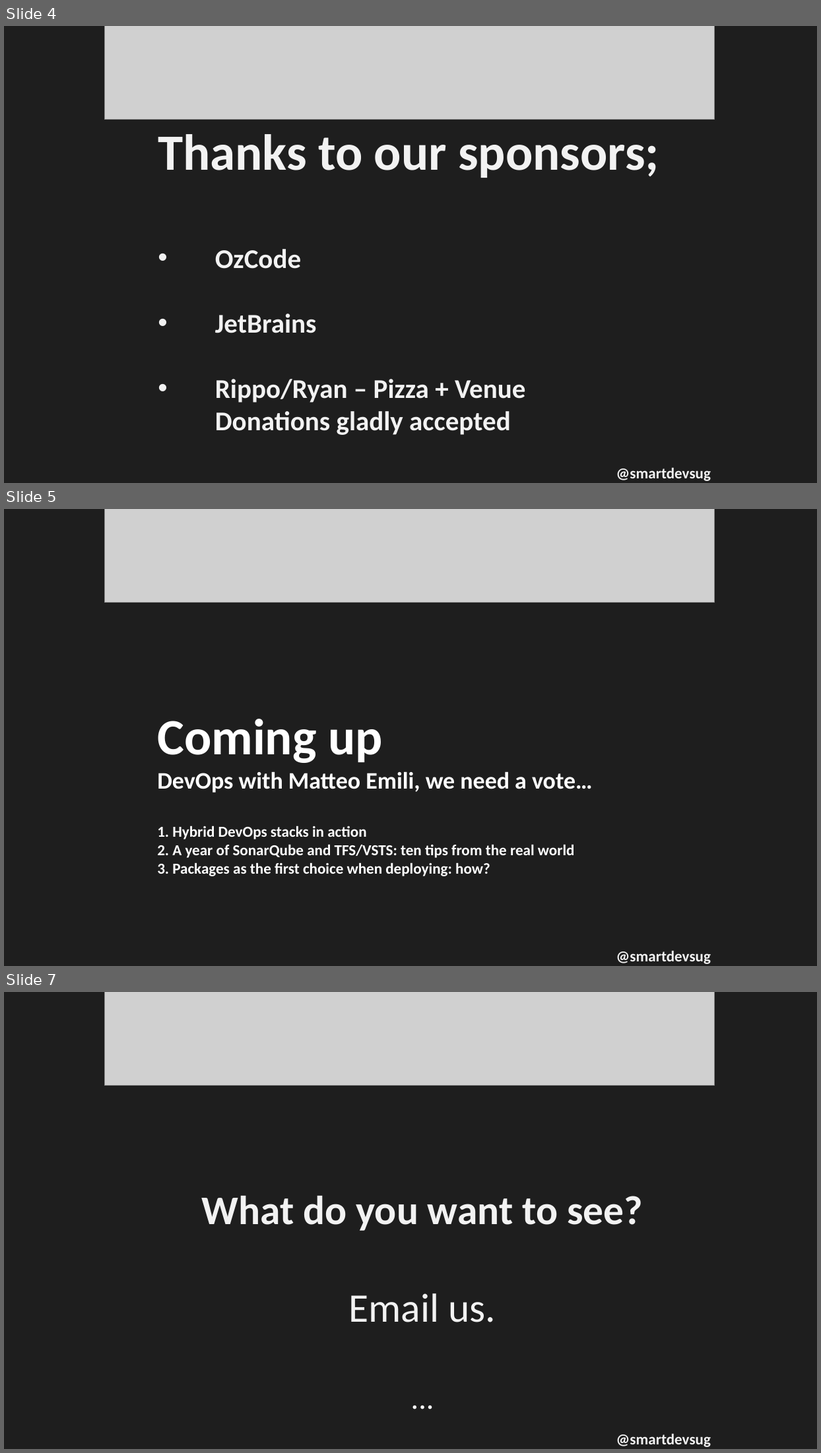
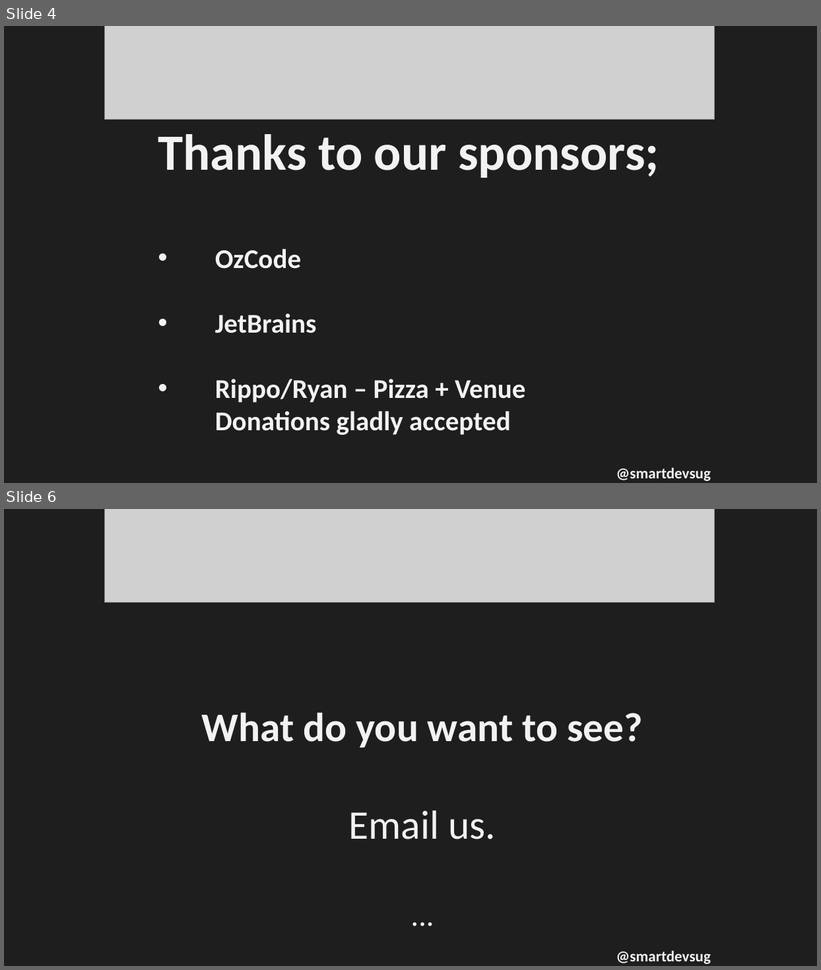
Before and after one commit to rippo/smartdevs, a slide deck: WelcomePresentation-SmartDevs.pptx. Shown one above the other, each under a label of ours: slides 4, 5 and 7 before the commit, slides 4 and 6 after it; the slides between them are not shown. The pictures are 821x1453 and 821x970 pixels, drawn with LibreOffice and Linux fonts; fonts in the diff are those of the drawing; grey boxes stand for pictures. Boxes give left, top, right and bottom in pixels: in the first picture for what was removed or moved away, otherwise in the second. Text is boxed around its words. In the diff, an @@ line names an element or a change of style, - is before the commit and + after.

```diff
--- a/WelcomePresentation-SmartDevs.pptx
+++ b/WelcomePresentation-SmartDevs.pptx
@@ slide 5 removed at <box>4,509,817,966</box>, background #1E1E1E @@
@@ picture removed at <box>104,509,715,602</box> @@
@@ text removed at <box>157,719,593,877</box> @@
-Coming up
-DevOps with Matteo Emili, we need a vote…
-1. Hybrid DevOps stacks in action
-2. A year of SonarQube and TFS/VSTS: ten tips from the real world
-3. Packages as the first choice when deploying: how?
@@ text removed at <box>616,951,711,964</box> @@
-@smartdevsug
@@ what was slide 7 is now slide 6 @@
```
Also in this commit, not shown: 2 slides changed.
